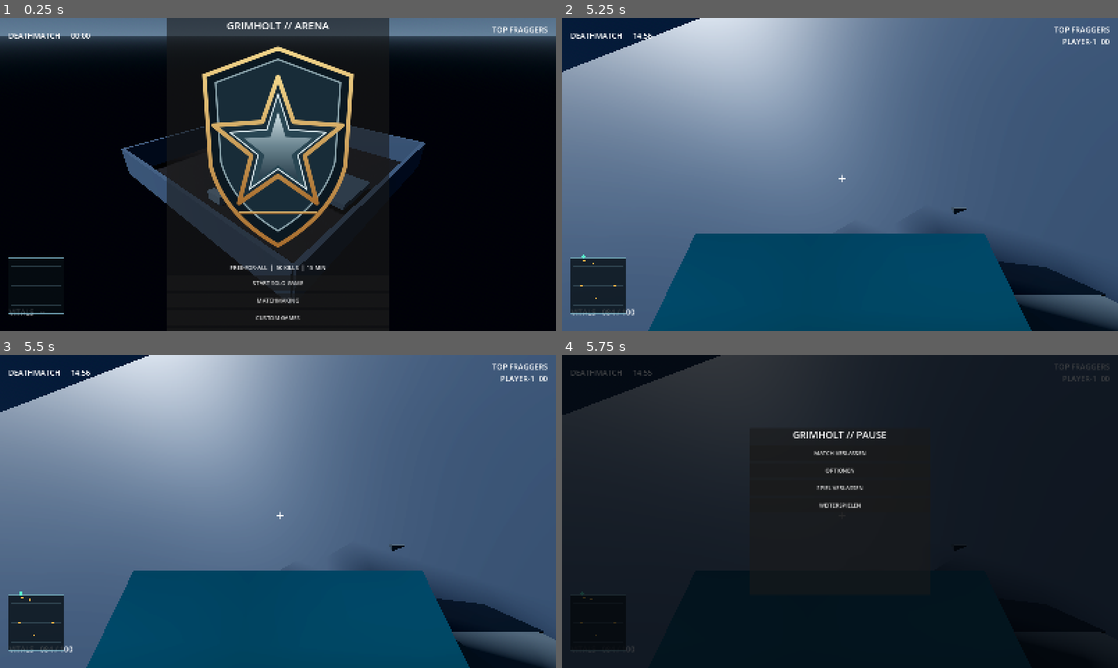
Above: before the commit, frames 1-4 (two rows, left to right).
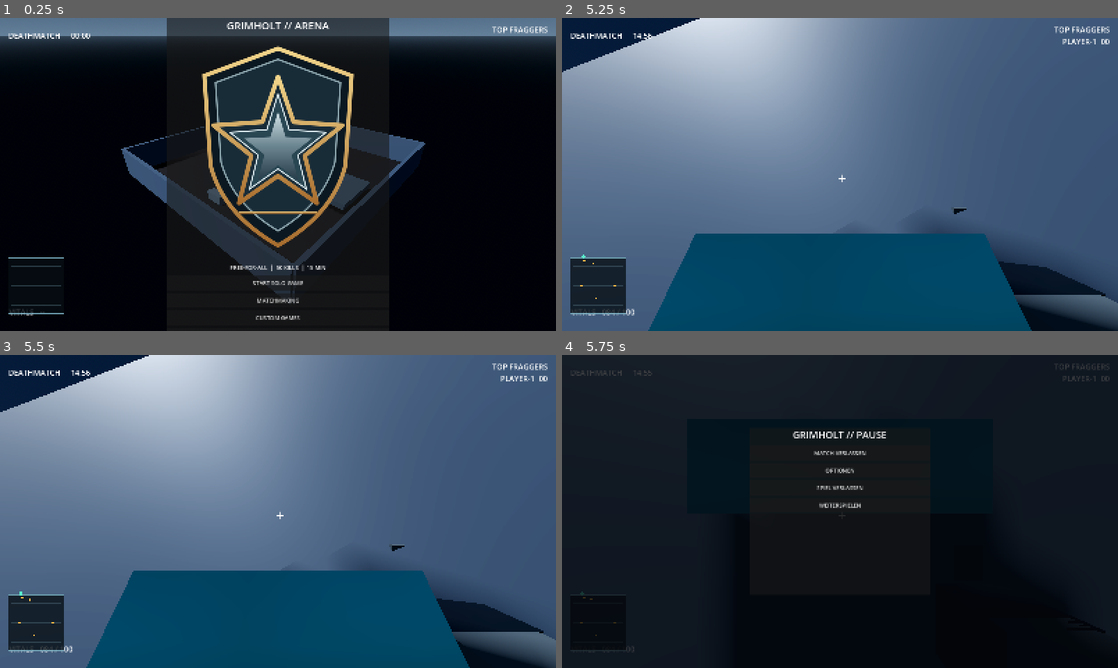
Above: after the commit, the same moments.

Repository: HazelTheSquirrel/Grimholt-Test
Game: Godot game, scene res://scenes/main.tscn
Two runs of this game, one before a commit and one after it. Both use one fixed random seed, a clock stepped at 60 frames per second and the inputs below.
Inputs (mouse positions are in pixels of both pictures, inside the frame that each line leads up to):
- Up to frame 1 (0.25 s): no input
- Up to frame 2 (5.25 s): click "START SOLO GAME" at 0.5 s; tap Enter at 1.25, 2.85 s; move the mouse to (867, 174) at 1.27 s; hold Ctrl (crouch) 1.28-2.03 s; hold W (move_forward) from 1.28 s (still down); click (867, 174) at 1.42 s; tap Space (jump) at 1.52, 2.27, 3.77, 4.52 s; move the mouse to (812, 174) at 2.02 s; tap C at 2.1 s; click (812, 174) at 2.17 s; move the mouse to (851, 168) at 2.77 s; click (851, 168) at 2.92 s; move the mouse to (834, 180) at 3.52 s; tap Keypad Enter at 3.6 s; click (834, 180) at 3.67 s; move the mouse to (878, 177) at 4.27 s; tap Tab at 4.35 s; click (878, 177) at 4.42 s; tap R (reload) at 4.9 s; move the mouse to (795, 171) at 5.02 s; tap Ctrl (crouch) at 5.1 s; click (795, 171) at 5.17 s
- Up to frame 3 (5.5 s): keep holding W (move_forward); tap Space (jump) at 5.27 s
- Up to frame 4 (5.75 s): keep holding W (move_forward); tap Escape at 5.65 s

Frames 1-3 are identical in both runs. In frame 4, 3.9% of the frame differs, in the area x 20-52%, y 0-68%.

Commit message:
Route Escape to game pause controller

Diff:
--- a/Grimholt/scripts/shooter/player.gd
+++ b/Grimholt/scripts/shooter/player.gd
@@ -59,14 +59,14 @@
 func _unhandled_input(event: InputEvent) -> void:
 	if not is_multiplayer_authority():
 		return
+	if bool(get_parent().get("is_local_paused")):
+		fire_held = false
+		return
 	if event is InputEventMouseButton and event.button_index == MOUSE_BUTTON_LEFT:
 		fire_held = event.pressed and Input.mouse_mode == Input.MOUSE_MODE_CAPTURED
 	if event is InputEventMouseMotion and Input.mouse_mode == Input.MOUSE_MODE_CAPTURED:
 		rotate_y(-event.relative.x * MOUSE_SENSITIVITY)
 		head.rotation.x = clampf(head.rotation.x - event.relative.y * MOUSE_SENSITIVITY, deg_to_rad(-85), deg_to_rad(85))
-	elif event is InputEventKey and event.pressed and event.keycode == KEY_ESCAPE:
-		fire_held = false
-		Input.mouse_mode = Input.MOUSE_MODE_VISIBLE
 	elif event is InputEventMouseButton and event.pressed and event.button_index == MOUSE_BUTTON_LEFT:
 		if Input.mouse_mode == Input.MOUSE_MODE_VISIBLE:
 			Input.mouse_mode = Input.MOUSE_MODE_CAPTURED
@@ -85,7 +85,7 @@
 	var input_vector := Vector2.ZERO
 	var jump_requested := false
 	var wants_crouch := false
-	if local_control:
+	if local_control and not bool(get_parent().get("is_local_paused")):
 		input_vector = Input.get_vector("move_left", "move_right", "move_forward", "move_backward")
 		jump_requested = Input.is_action_just_pressed("jump")
 		if jump_requested:
